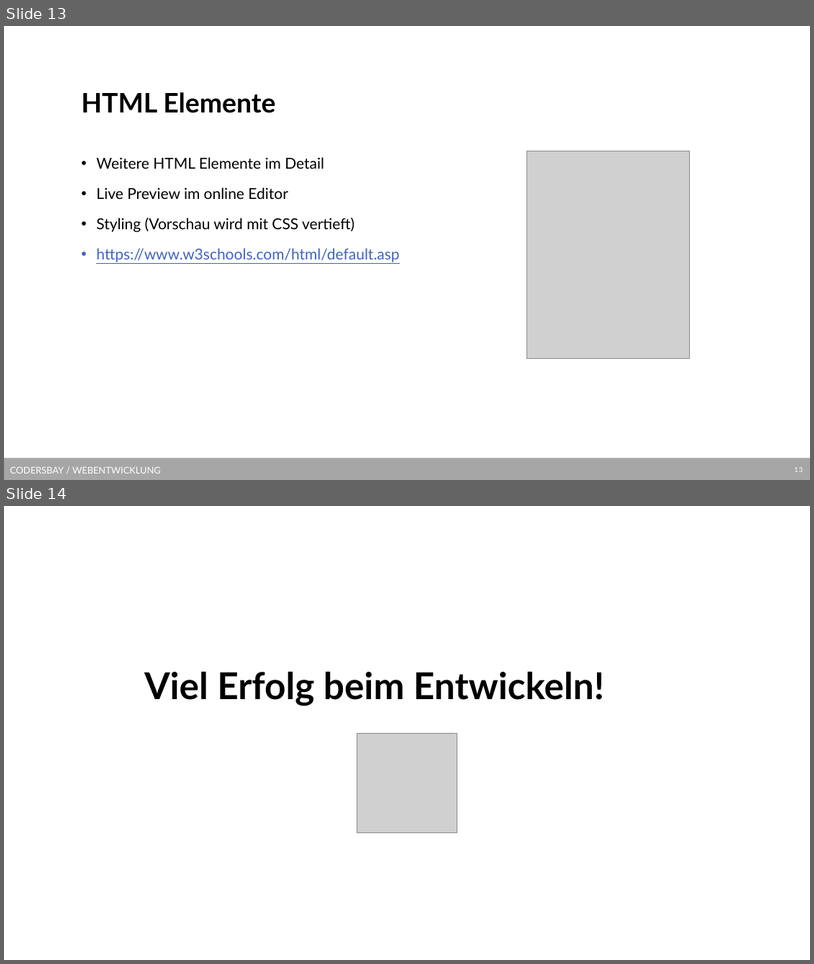
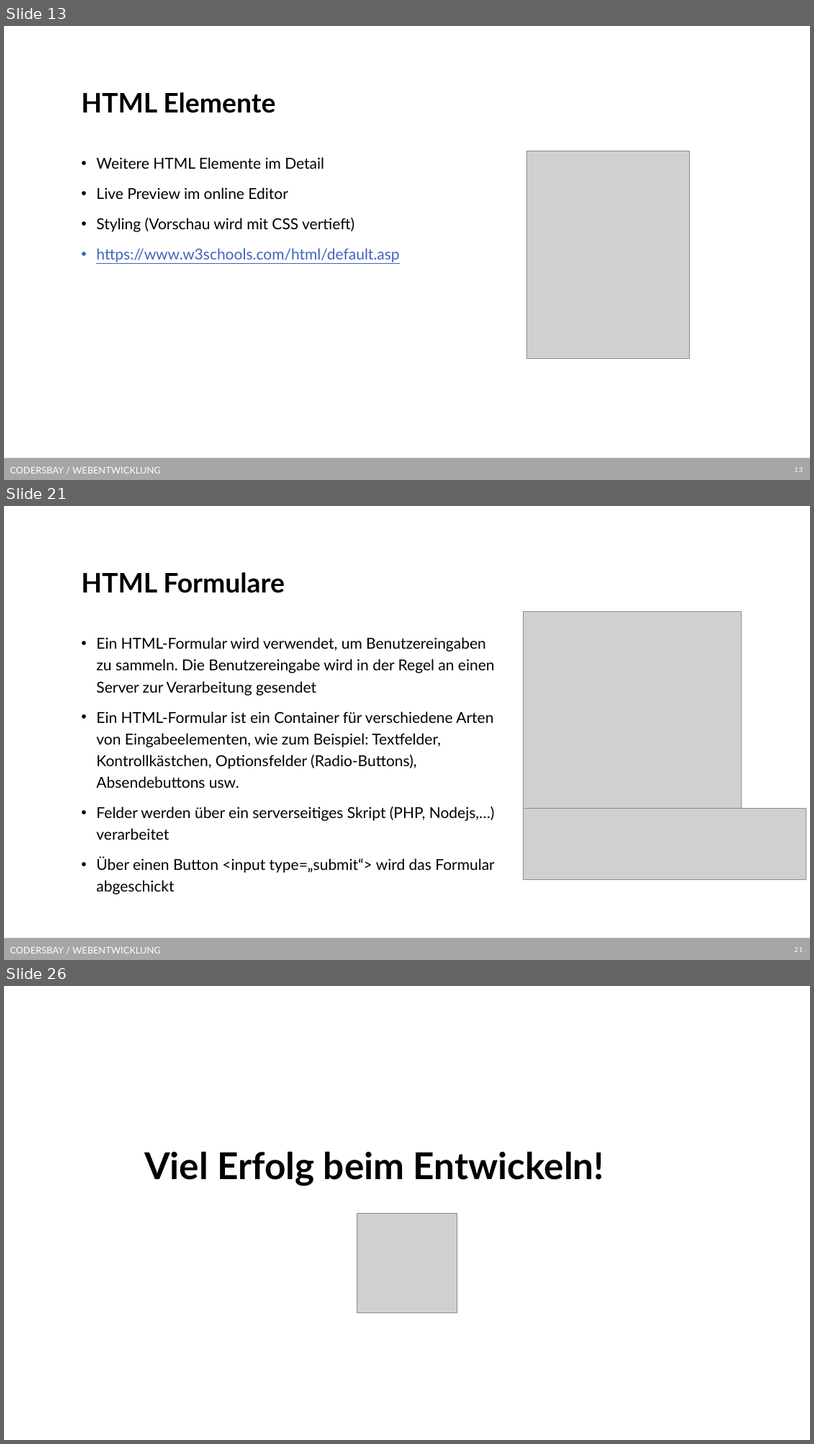
Before and after one commit to kodo89/Webentwicklung_23_24, a slide deck: 2. HTML/Slides/HTML Grundlagen.pptx. Shown one above the other, each under a label of ours: slides 13 and 14 before the commit, slides 13, 21 and 26 after it; the slides between them are not shown. The pictures are 814x964 and 814x1444 pixels, drawn with LibreOffice and Linux fonts; fonts in the diff are those of the drawing; grey boxes stand for pictures; background and template pictures are left out. Boxes give left, top, right and bottom in pixels: in the first picture for what was removed or moved away, otherwise in the second. Text is boxed around its words. In the diff, an @@ line names an element or a change of style, - is before the commit and + after.

```diff
--- a/2. HTML/Slides/HTML Grundlagen.pptx
+++ b/2. HTML/Slides/HTML Grundlagen.pptx
@@ slide 21 added at box(4, 506, 810, 960), background #FFFFFF; not listed: 2 template elements that a slide beside it also shows @@
@@ title added at box(81, 572, 285, 593), 32 pt, text #000000, bold @@
+HTML Formulare
@@ picture added at box(524, 611, 741, 808) @@
@@ text added at box(96, 637, 495, 894), 18 pt, text #000000 @@
+• Ein HTML-Formular wird verwendet, um Benutzereingaben zu sammeln. Die Benutzereingabe wird in der Regel an einen Server zur Verarbeitung gesendet
+• Ein HTML-Formular ist ein Container für verschiedene Arten von Eingabeelementen, wie zum Beispiel: Textfelder, Kontrollkästchen, Optionsfelder (Radio-Buttons), Absendebuttons usw.
+• Felder werden über ein serverseitiges Skript (PHP, Nodejs,…) verarbeitet
+• Über einen Button <input type=„submit“> wird das Formular abgeschickt
@@ picture added at box(524, 808, 807, 880) @@
@@ what was slide 14 is now slide 26 @@
```
Also in this commit, not shown: 1 slide changed, 11 other slides added, 25 other files.
